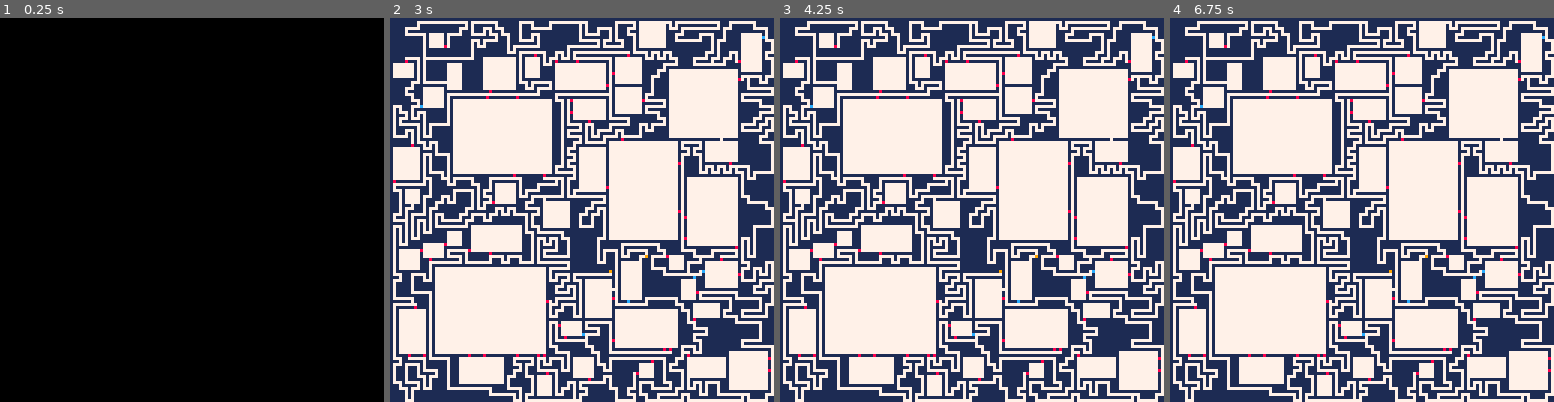
Above: before the commit, frames 1-4 (left to right).
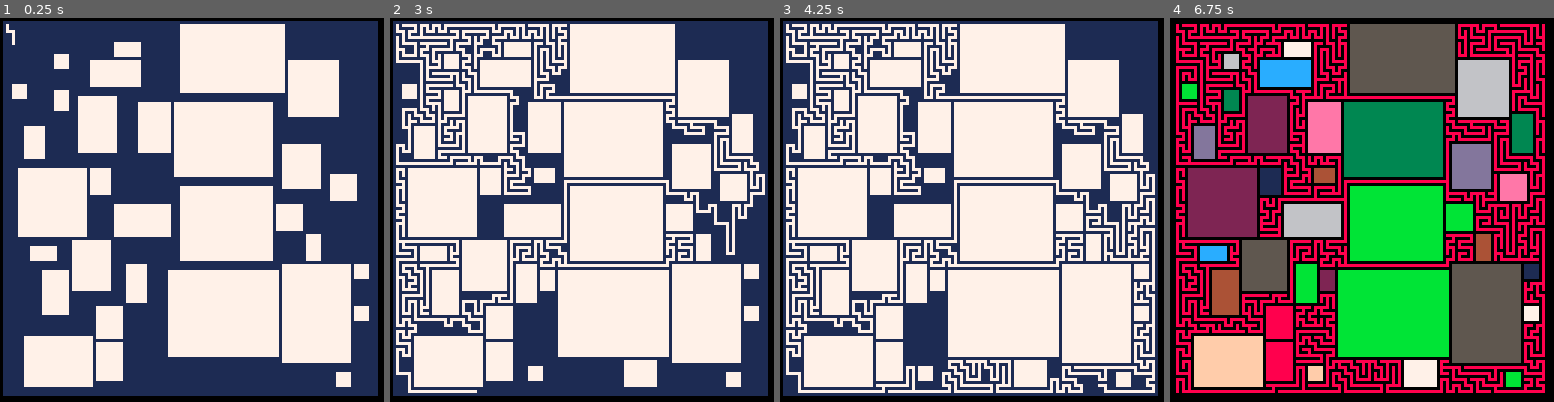
Above: after the commit, the same moments.

Repository: theRenard/PICO-8-Dungeon-Generator
Game: PICO-8 cartridge dungeon-generator.p8
The game is run twice, just before and just after one commit, with the same random seed, the same clock (stepped at 60 frames per second) and the same inputs.
Inputs:
- Up to frame 1 (0.25 s): no input
- Up to frame 2 (3 s): no input
- Up to frame 3 (4.25 s): no input
- Up to frame 4 (6.75 s): no input

The runs differ from the first frame. In frame 1, 95% of the frame differs, in the area x 0-99%, y 0-99%; in frame 2, 52%; in frame 3, 53%; in frame 4, 99%, in the area x 0-100%, y 0-100%.

Commit message:
Refactor maze generation to use consistent variable names and improve array indexing

Diff:
--- a/lua/generator.lua
+++ b/lua/generator.lua
@@ -6,11 +6,16 @@
 https://weblog.jamisbuck.org/2011/1/27/maze-generation-growing-tree-algorithm
 --]]
 
+local widht = 128
+local height = 128
+
 -- Constants
-local drawStep = false
+local drawStep = true
 local method = 3 -- chose_random = 1, chose_oldest = 2, chose_newest = 3
-local dungeonWidth = 128
-local dungeonHeight = 128
+local base = 1
+local border = 1 + base
+local mazeWidth = widht - base - border
+local mazeHeight = height - base - border
 local numRoomTries = 1000 -- number of rooms to try, the greater the number, the more rooms
 local roomExtraSize = 20
 local extraConnectorChance = 40
@@ -23,9 +28,9 @@
 local closedDoorTile = 8
 local exitTile = 9
 
-local dungeon = create2DArr(dungeonWidth, dungeonHeight, wallTile)
-local regions = create2DArr(dungeonWidth, dungeonHeight, nil)
-local connectorRegions = create2DArr(dungeonWidth, dungeonHeight, nil)
+local maze = create2DArr(mazeWidth, mazeHeight, wallTile)
+local regions = create2DArr(mazeWidth, mazeHeight, nil)
+local connectorRegions = create2DArr(mazeWidth, mazeHeight, nil)
 local deadEnds = {}
 
 local currentRegion = 0
@@ -40,21 +45,20 @@
     end
 end
 
-function isInBounds(pos, padding)
-    local padding = padding or 1
-    return pos.x <= dungeonWidth - padding and pos.y <= dungeonHeight - padding and pos.x > 0 and pos.y > 0
+function isInBounds(pos)
+    return pos.x <= mazeWidth and pos.y <= mazeHeight and pos.x > 0 and pos.y > 0
 end
 
 function isWall(pos)
-    return dungeon[pos.x][pos.y] == wallTile
+    return maze[pos.x][pos.y] == wallTile
 end
 
 function isPath(pos)
-    return dungeon[pos.x][pos.y] == floorTile
+    return maze[pos.x][pos.y] == floorTile
 end
 
 function setTile(pos, tileType)
-    dungeon[pos.x][pos.y] = tileType
+    maze[pos.x][pos.y] = tileType
 end
 
 function carve(pos)
@@ -63,7 +67,7 @@
 end
 
 function fill(pos)
-    dungeon[pos.x][pos.y] = wallTile
+    maze[pos.x][pos.y] = wallTile
 end
 
 function canCarve(pos)
@@ -112,7 +116,7 @@
                 carve(neighborPos)
                 carve(nextNeighborTile)
                 add(positions, nextNeighborTile)
-                if drawStep then drawDungeon() end
+                if drawStep then drawmaze() end
                 index = nil
                 break
             end
@@ -124,8 +128,8 @@
 end
 
 function growMazes()
-    for x = 1, dungeonWidth, 2 do
-        for y = 1, dungeonHeight, 2 do
+    for x = border, mazeWidth, 2 do
+        for y = border, mazeHeight, 2 do
             local pos = { x = x, y = y }
             if isWall(pos) then
                 growMaze(pos)
@@ -146,8 +150,8 @@
         else
             h += rectangularity
         end
-        local x = intRnd((dungeonWidth - 1 - w) / 2) * 2 + 1
-        local y = intRnd((dungeonHeight - 1 - h) / 2) * 2 + 1
+        local x = intRnd((mazeWidth - border - w) / 2) * 2 + border
+        local y = intRnd((mazeHeight - border - h) / 2) * 2 + border
         local room = { x = x, y = y, w = w, h = h }
         local overlaps = false
         for other in all(rooms) do
@@ -162,7 +166,7 @@
             for pos in all(getAllPositions(room)) do
                 carve(pos)
             end
-            if drawStep then drawDungeon() end
+            if drawStep then drawmaze() end
         end
     end
 end
@@ -171,7 +175,7 @@
     if drawStep then drawRegions() end
 
     forEachArr2D(
-        dungeon, function(x, y)
+        maze, function(x, y)
             if isWall({ x = x, y = y }) then
                 local _regions = {}
                 for _, direction in pairs(Direction.CARDINAL) do
@@ -201,7 +205,7 @@
     -- {{ x, y }}
 
     forEachArr2D(
-        dungeon, function(x, y)
+        maze, function(x, y)
             if connectorRegions[x][y] then
                 add(connectors, { x = x, y = y })
             end
@@ -220,7 +224,7 @@
 
         addJunction(connector)
 
-        local regions = map(
+        local regions = domap(
             connectorRegions[connector.x][connector.y], function(region)
                 return mergedRegions[region]
             end
@@ -245,7 +249,7 @@
                 if distanceBetween(connector, pos) < 2 then
                     return true
                 end
-                local regions = map(
+                local regions = domap(
                     connectorRegions[pos.x][pos.y], function(region)
                         return mergedRegions[region]
                     end
@@ -261,7 +265,7 @@
             end
         )
 
-        if drawStep then drawDungeon() end
+        if drawStep then drawmaze() end
     end
 end
 
@@ -270,7 +274,7 @@
 
     -- add dead ends
     forEachArr2D(
-        dungeon, function(x, y)
+        maze, function(x, y)
             if not isWall({ x = x, y = y }) then
                 local exits = 0
                 for _, direction in pairs(Direction.CARDINAL) do
@@ -305,7 +309,7 @@
             if #paths == 1 then
                 fill({ x = x, y = y })
                 addDeadEnd(paths[1])
-                if drawStep then drawDungeon() end
+                if drawStep then drawmaze() end
             end
             del(deadEnds, pos)
         end
@@ -316,11 +320,11 @@
     end
 end
 
-function drawDungeon()
+function drawmaze()
     if rnd() > 0.9 then
         forEachArr2D(
-            dungeon, function(x, y)
-                pset(x, y, dungeon[x][y])
+            maze, function(x, y)
+                pset(x, y, maze[x][y])
             end
         )
     end
@@ -328,7 +332,7 @@
 
 function drawRegions()
     forEachArr2D(
-        dungeon, function(x, y)
+        maze, function(x, y)
             local region = regions[x][y]
             -- color between 0 and 15
             local color = region and (region % 15) + 1 or 0
@@ -343,7 +347,7 @@
 function drawConnections()
     if rnd() > 0.9 then
         forEachArr2D(
-            dungeon, function(x, y)
+            maze, function(x, y)
                 local regions = connectorRegions[x][y]
                 if regions then
                     if #regions == 2 then
@@ -364,4 +368,4 @@
     removeDeadEnds()
 end
 
-_draw = drawDungeon
+_draw = drawmaze
--- a/lua/utilities.lua
+++ b/lua/utilities.lua
@@ -97,9 +97,9 @@
 -- @return A 2D array with dimensions len1 x len2, initialized with the specified value.
 function create2DArr(len1, len2, val)
 	local arr = {}
-	for i = 0, len1 do
+	for i = 1, len1 do
 		arr[i] = {}
-		for j = 0, len2 do
+		for j = 1, len2 do
 			arr[i][j] = val or nil
 		end
 	end
@@ -107,8 +107,8 @@
 end
 
 function forEachArr2D(arr, callback)
-	for x = 0, #arr do
-		for y = 0, #arr[x] do
+	for x = 1, #arr do
+		for y = 1, #arr[x] do
 			callback(x, y)
 		end
 	end
@@ -135,7 +135,7 @@
 	return keys
 end
 
-function map(table, func)
+function domap(table, func)
 	local newTable = {}
 	for k, v in pairs(table) do
 		newTable[k] = func(v)
